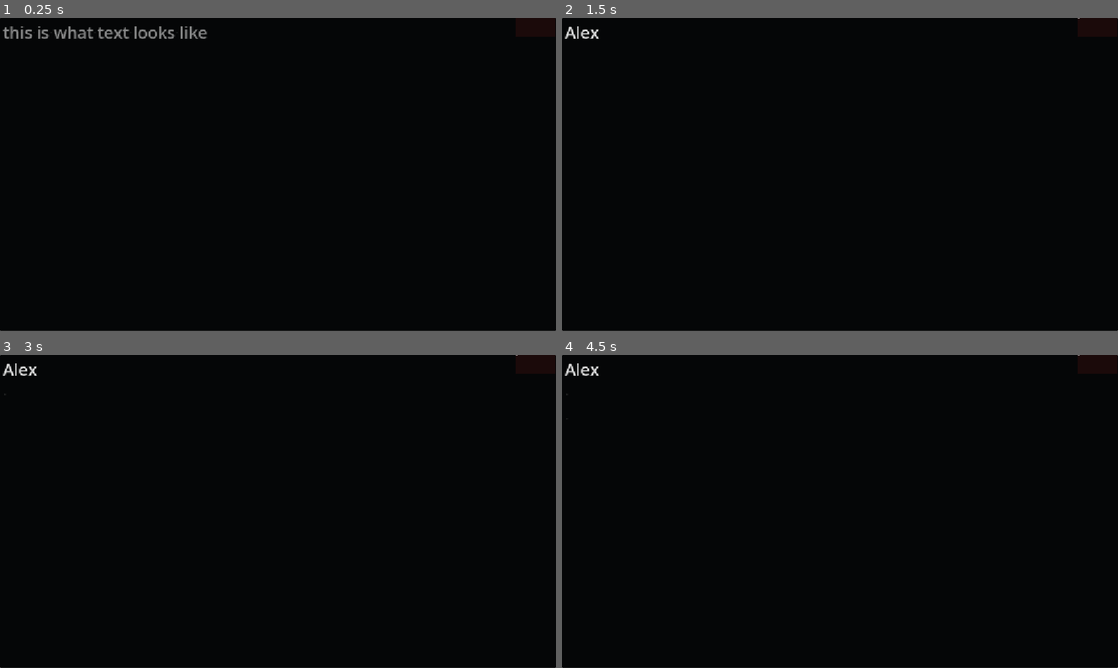
Above: before the commit, frames 1-4 (two rows, left to right).
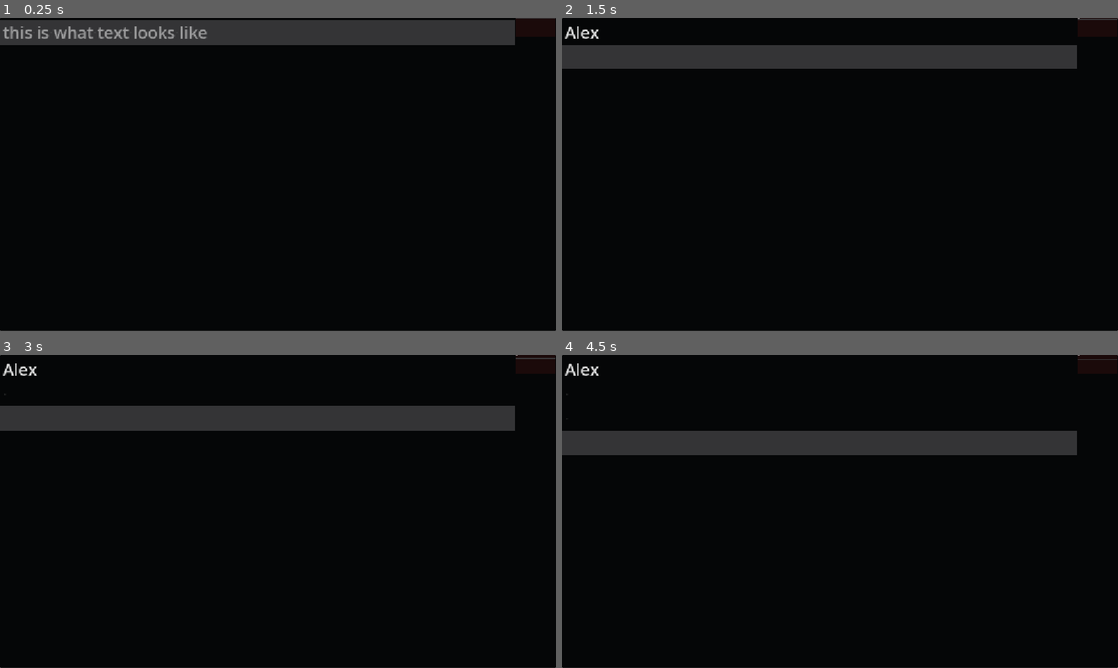
Above: after the commit, the same moments.

Repository: Vaibhavk726/Azazel-Code-Editor
Game: Godot game, scene res://src/root.tscn
Same seed, same stepped clock (60 frames per second), same inputs: the game is played once before the commit and once after it.
Inputs (mouse positions are in pixels of both pictures, inside the frame that each line leads up to):
- Up to frame 1 (0.25 s): no input
- Up to frame 2 (1.5 s): click (840, 174) at 0.52 s; type "Alex" at 0.6 s; tap Enter at 1.25 s
- Up to frame 3 (3 s): tap Space at 2 s; tap Enter at 2.75 s
- Up to frame 4 (4.5 s): tap Space at 3.5 s; tap Enter at 4.25 s

The runs differ from the first frame. In frame 1, 7.1% of the frame differs, in the area x 0-100%, y 0-9%; in frame 2, 7.0%; in frame 3, 7.4%, in the area x 0-100%, y 0-25%; in frame 4, 7.2%.

Commit message:
Code Space: Separated highlighter into own file and added keyword color

Diff:
--- a/src/Editor/Code Space/code_space.tscn
+++ b/src/Editor/Code Space/code_space.tscn
@@ -1,12 +1,7 @@
 [gd_scene format=3 uid="uid://dqddxhwwmufyf"]
 
 [ext_resource type="Theme" uid="uid://btjp4bhtwg545" path="res://src/Theme/dfault_theme.tres" id="1_c5uwo"]
-
-[sub_resource type="CodeHighlighter" id="CodeHighlighter_pribe"]
-number_color = Color(0.72664464, 0.8179458, 1, 1)
-symbol_color = Color(0.89387286, 0.8938728, 0.89387286, 1)
-function_color = Color(0.9188672, 0.54954153, 0.4443184, 1)
-member_variable_color = Color(0.9999998, 0.53765464, 0.23392484, 1)
+[ext_resource type="CodeHighlighter" uid="uid://iqs5ym0u3lc0" path="res://src/Editor/Code Space/main_highlighter.tres" id="2_6sigp"]
 
 [node name="CodeSpace" type="CodeEdit" unique_id=745082227]
 anchors_preset = 15
@@ -16,10 +11,13 @@
 grow_vertical = 2
 theme = ExtResource("1_c5uwo")
 placeholder_text = "this is what text looks like"
+emoji_menu_enabled = false
 scroll_smooth = true
 minimap_draw = true
 caret_mid_grapheme = true
-syntax_highlighter = SubResource("CodeHighlighter_pribe")
+syntax_highlighter = ExtResource("2_6sigp")
+highlight_all_occurrences = true
+highlight_current_line = true
 draw_tabs = true
 draw_spaces = true
 line_folding = true
--- /dev/null
+++ b/src/Editor/Code Space/main_highlighter.tres
@@ -0,0 +1,10 @@
+[gd_resource type="CodeHighlighter" format=3 uid="uid://iqs5ym0u3lc0"]
+
+[resource]
+number_color = Color(0.72664464, 0.8179458, 1, 1)
+symbol_color = Color(0.89387286, 0.8938728, 0.89387286, 1)
+function_color = Color(0.9188672, 0.54954153, 0.4443184, 1)
+member_variable_color = Color(0.9999998, 0.53765464, 0.23392484, 1)
+keyword_colors = {
+"var": Color(1, 0.49320662, 0.4260004, 1)
+}
